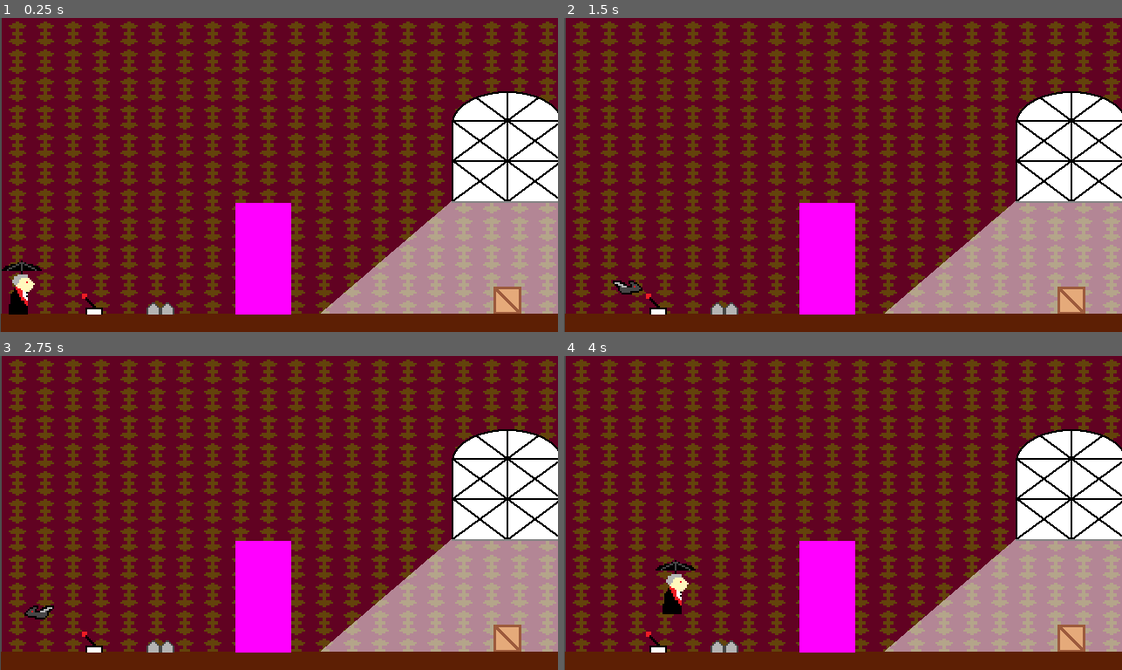
Above: before the commit, frames 1-4 (two rows, left to right).
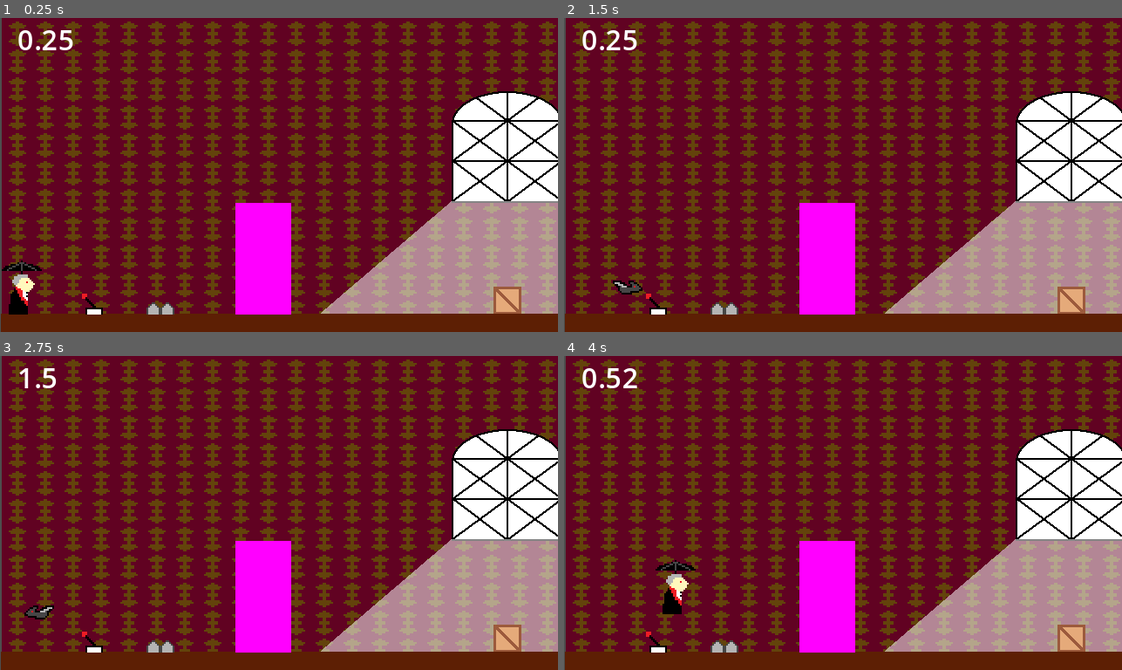
Above: after the commit, the same moments.

Repository: JedsadaSrijunpoe/sunlight-is-enemy
Game: Godot game, scene res://Level/prototype.tscn
Same seed, same stepped clock (60 frames per second), same inputs: the game is played once before the commit and once after it. This scene is started directly instead of the project's main scene.
Inputs:
- Up to frame 1 (0.25 s): no input
- Up to frame 2 (1.5 s): hold D (move_right) from 0.53 s (still down); tap J (interact) at 0.6 s; tap W (jump) at 0.77 s; tap Space (toggle) at 1.35 s
- Up to frame 3 (2.75 s): tap W (jump) at 1.52 s; release D (move_right) at 2.03 s; hold A (move_left) from 2.03 s (still down); tap J (interact) at 2.1 s
- Up to frame 4 (4 s): release A (move_left) at 2.78 s; hold D (move_right) from 2.78 s (still down); tap Space (toggle) at 2.85 s; tap W (jump) at 3.02, 3.77 s; tap J (interact) at 3.6 s

The runs differ from the first frame. In frame 1, 0.3% of the frame differs, in the area x 3-14%, y 3-11%; in frame 2, 0.3%; in frame 3, 0.2%; in frame 4, 0.3%.

Commit message:
Add speed run timer

Diff:
--- a/Level/prototype.tscn
+++ b/Level/prototype.tscn
@@ -14,6 +14,7 @@
 [ext_resource type="PackedScene" uid="uid://clkcgs3nrgfvg" path="res://World/next_level_area.tscn" id="12_cwjlu"]
 [ext_resource type="PackedScene" uid="uid://buhroafmnptvy" path="res://Level/level_1.tscn" id="13_dy5mw"]
 [ext_resource type="Texture2D" uid="uid://bbnv0wc4yttqy" path="res://World/moving_spike_platform.png" id="14_f36ry"]
+[ext_resource type="PackedScene" uid="uid://c2wuujfs4la7i" path="res://UI/user_interface.tscn" id="15_mojve"]
 
 [sub_resource type="Gradient" id="Gradient_iuo6q"]
 colors = PackedColorArray(0.36601, 0.12483, 0.0196051, 1, 1, 1, 1, 1)
@@ -27,6 +28,8 @@
 
 [node name="Level2" type="Node2D"]
 metadata/_edit_horizontal_guides_ = []
+
+[node name="User Interface" parent="." instance=ExtResource("15_mojve")]
 
 [node name="Background" type="Sprite2D" parent="."]
 texture_repeat = 2
--- /dev/null
+++ b/UI/user_interface.gd
@@ -0,0 +1,12 @@
+extends Control
+
+var timer = 0
+# Called when the node enters the scene tree for the first time.
+func _ready():
+	pass # Replace with function body.
+
+
+# Called every frame. 'delta' is the elapsed time since the previous frame.
+func _process(delta):
+	timer += delta
+	$CanvasLayer/Label.text = str(snapped(timer, 0.01))
--- /dev/null
+++ b/UI/user_interface.tscn
@@ -0,0 +1,21 @@
+[gd_scene load_steps=2 format=3 uid="uid://c2wuujfs4la7i"]
+
+[ext_resource type="Script" path="res://UI/user_interface.gd" id="1_dqmmd"]
+
+[node name="User Interface" type="Control"]
+layout_mode = 3
+anchors_preset = 15
+anchor_right = 1.0
+anchor_bottom = 1.0
+grow_horizontal = 2
+grow_vertical = 2
+script = ExtResource("1_dqmmd")
+
+[node name="CanvasLayer" type="CanvasLayer" parent="."]
+
+[node name="Label" type="Label" parent="CanvasLayer"]
+offset_left = 10.0
+offset_right = 91.0
+offset_bottom = 26.0
+text = "0"
+vertical_alignment = 1
Not shown: 1 places in Level/prototype.tscn that only renumber resources
